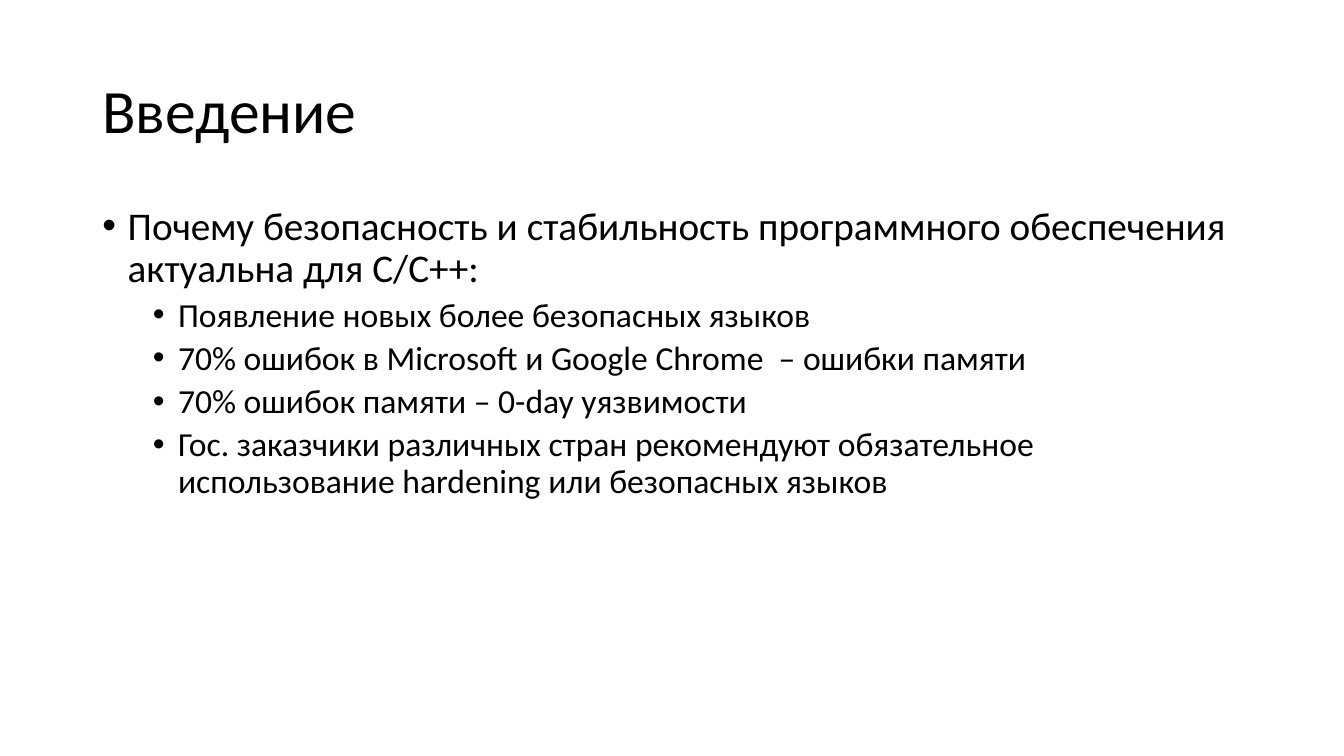
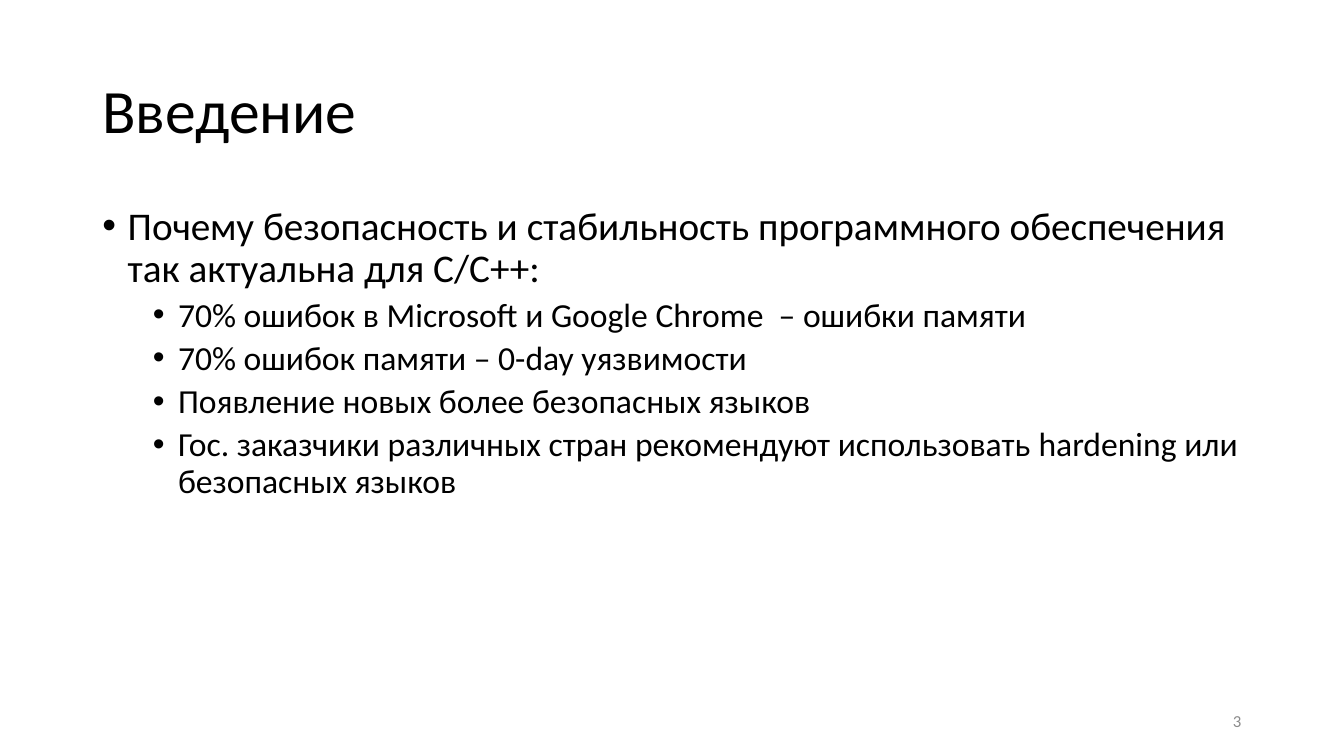
Before and after one commit to yugr/slides, a slide deck: slide 3 of CppZeroCost/2025/Rusyaev/hardening_v1.pptx. Drawn at 1344x756 pixels with LibreOffice and Linux fonts; fonts in the diff are those of the drawing. Boxes give left, top, right and bottom in pixels: in the first picture for what was removed or moved away, otherwise in the second. Text is boxed around its words. In the diff, an @@ line names an element or a change of style, - is before the commit and + after.

```diff
--- a/CppZeroCost/2025/Rusyaev/hardening_v1.pptx
+++ b/CppZeroCost/2025/Rusyaev/hardening_v1.pptx
@@ text at (128, 213, 1226, 289): text changed @@
-• Почему безопасность и стабильность программного обеспечения актуальна для C/C++:
-  • Появление новых более безопасных языков
+• Почему безопасность и стабильность программного обеспечения так актуальна для C/C++:
@@ text at (178, 390, 1237, 494): text changed @@
-  • Гос. заказчики различных стран рекомендуют обязательное использование hardening или безопасных языков
+  • Появление новых более безопасных языков
+  • Гос. заказчики различных стран рекомендуют использовать hardening или безопасных языков
@@ page number added at (1233, 716, 1241, 727), 12 pt, text #8C8C8C @@
+3
```
Also in this commit, not shown: 27 other slides changed, 2 slides added, 1 other file.
